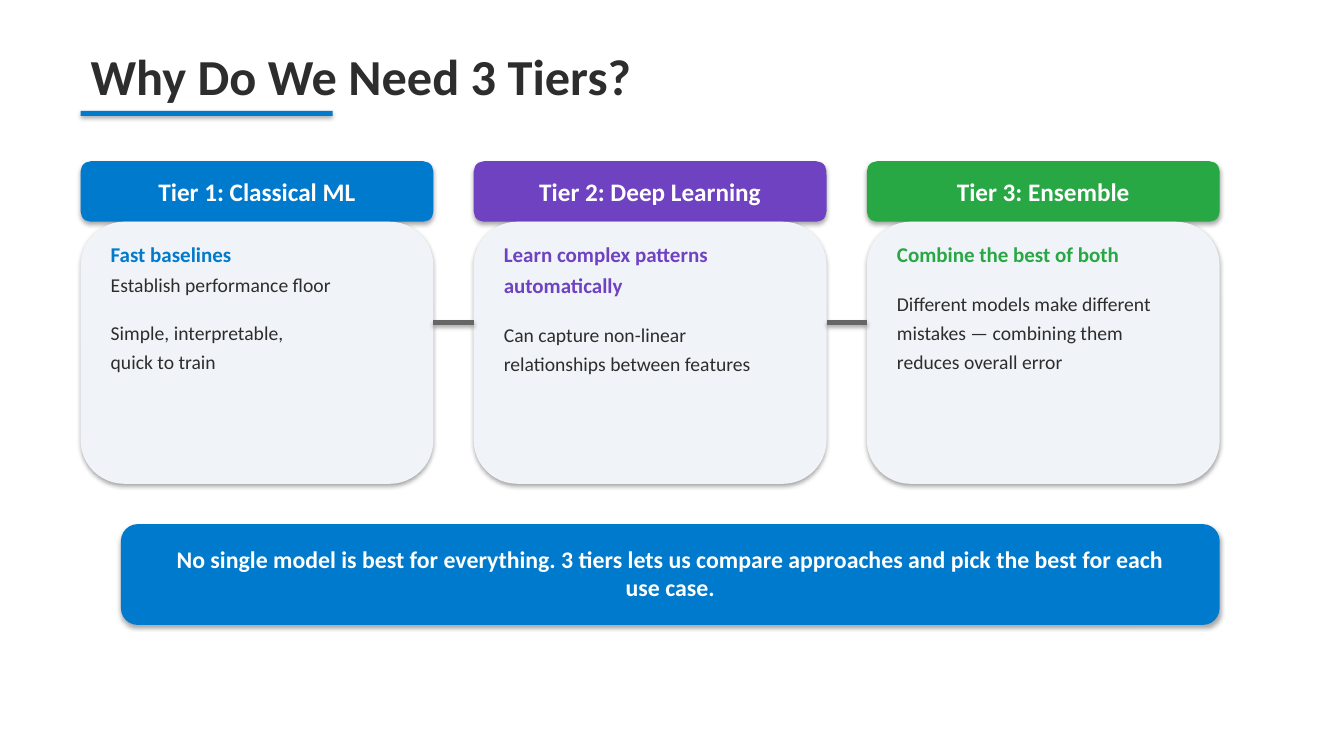
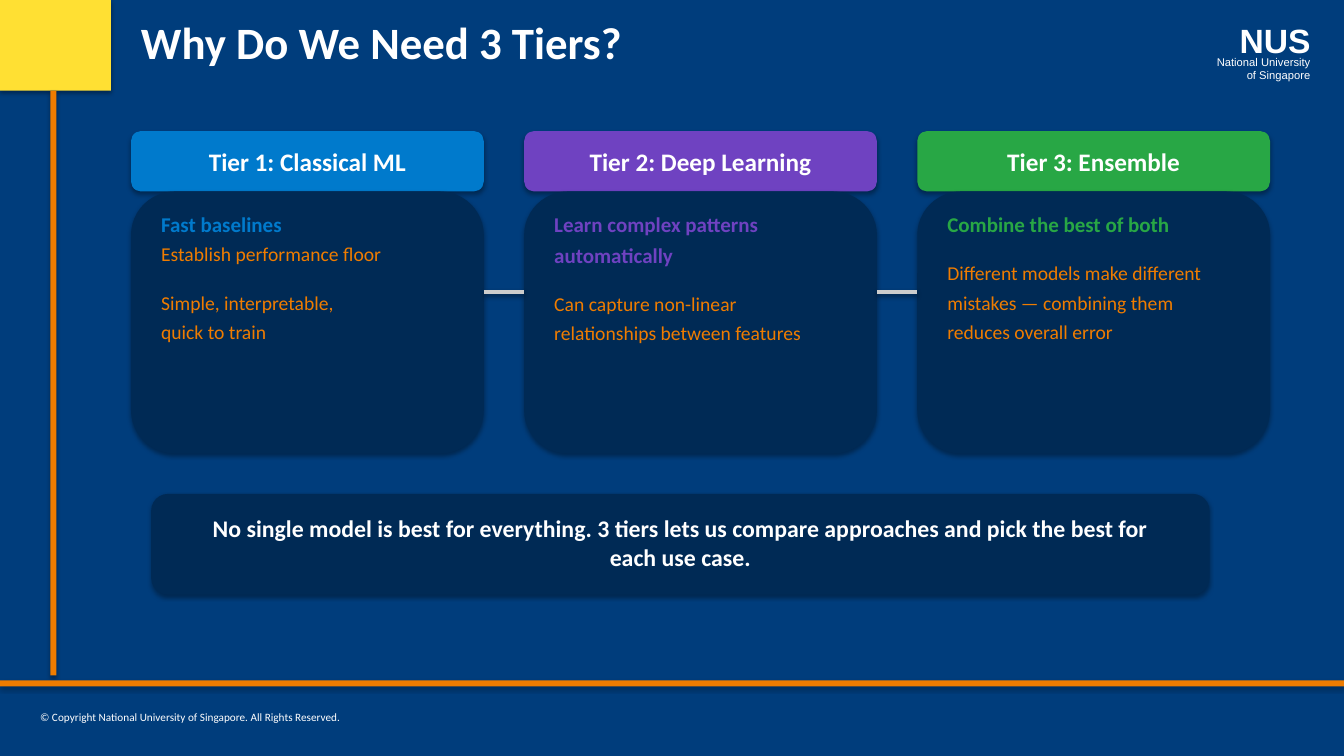
Before and after one commit to laxmi1707/PatternRecognSystem-Video2Text, a slide deck: slide 2 of presentation/Video2Knowledge_Tier2_DeepLearning.pptx. Drawn at 1344x756 pixels with LibreOffice and Linux fonts; fonts in the diff are those of the drawing. Boxes give left, top, right and bottom in pixels: in the first picture for what was removed or moved away, otherwise in the second. Text is boxed around its words. In the diff, an @@ line names an element or a change of style, - is before the commit and + after.

Commit message:
feat: apply NUS ISS PowerPoint template to all presentations
- Add shared nus_iss_template.py with NUS official colors, slide layouts
- Update all 12 create_*.py scripts to use NUS ISS branding
- Navy blue background, orange text, sidebar decoration, NUS logo, footer

```diff
--- a/presentation/Video2Knowledge_Tier2_DeepLearning.pptx
+++ b/presentation/Video2Knowledge_Tier2_DeepLearning.pptx
@@ background #FFFFFF to #003D7C @@
@@ rectangle added at [0,0,111,91], fill #FFE033 @@
@@ text "Why Do We Need 3 ...": place and size @@
-text "Why Do We Need 3 ..." at [91,59,631,103]
+text "Why Do We Need 3 ..." at [141,27,622,66]
@@ text "Why Do We Need 3 ..." at [141,27,622,66]: size 36 to 32 pt, text colour #2D2D2D to #FFFFFF @@
@@ text added at [1240,29,1311,60], 24 pt, text #FFFFFF, bold @@
+NUS
@@ text added at [1217,58,1310,82], 8 pt, text #FFFFFF @@
+National University
+of Singapore
@@ rectangle added at [50,91,56,676], fill #EF7C00 @@
@@ rectangle removed at [81,111,333,116] @@
@@ 6 rounded rectangles, 3 texts, 2 lines: place and size @@
-6 rounded rectangles, 3 texts, 2 lines at [81,161,1220,484]
+6 rounded rectangles, 3 texts, 2 lines at [131,131,1270,454]
@@ fill #F0F4F8 to #002A55 in 3 elements at [131,192,484,454], [918,192,1270,454], [524,192,877,454] @@
@@ text at [161,247,381,342]: text colour #2D2D2D to #EF7C00 in "Establish performance floor", "Simple, interpretable,", "quick to train" @@
@@ text at [947,266,1201,339]: text colour #2D2D2D to #EF7C00 in "Different models make different", "mistakes — combining them", "reduces overall error" @@
@@ line (484, 292) - (524, 292): stroke #666666 3 pt to #CCCCCC 3 pt @@
@@ text at [554,297,800,343]: text colour #2D2D2D to #EF7C00 in "Can capture non-linear", "relationships between features" @@
@@ line (877, 292) - (918, 292): stroke #666666 3 pt to #CCCCCC 3 pt @@
@@ rounded rectangle: place and size @@
-rounded rectangle at [121,524,1220,625]
+rounded rectangle at [151,494,1210,595]
@@ rounded rectangle at [151,494,1210,595]: fill #007ACC to #002A55 @@
@@ text "No single model is best ..." rewrapped from [177,551,1162,596] to [213,520,1146,566] @@
@@ rectangle added at [0,681,1344,687], fill #EF7C00 @@
@@ text added at [52,713,340,723], 8 pt, text #FFFFFF @@
+© Copyright National University of Singapore. All Rights Reserved.
```
Also in this commit, not shown: 8 other slides changed, 24 other files.
